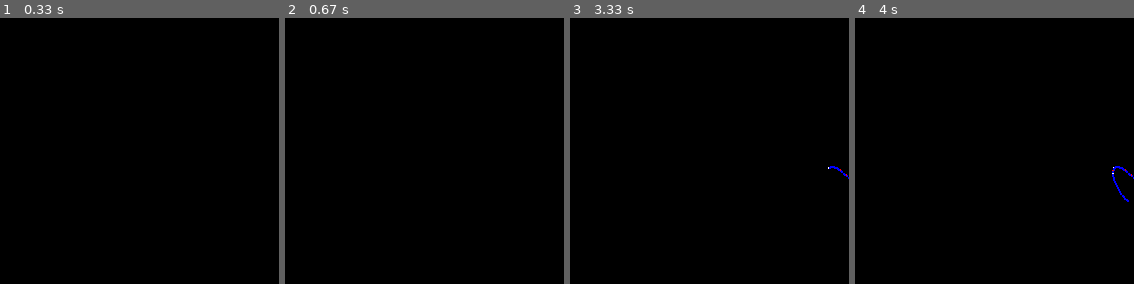
Above: before the commit, frames 1-4 (left to right).
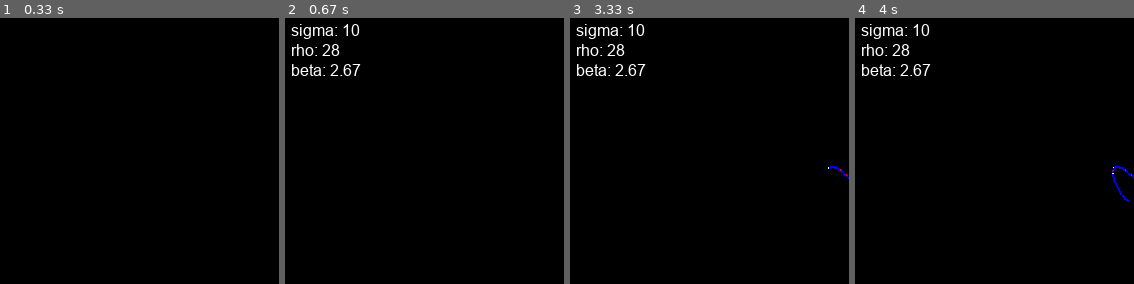
Above: after the commit, the same moments.

Repository: Louis-Finegan/Lorenz-Attractors-Pygame-Python3
Game: pygame game, started from main.py
Same seed, same stepped clock (60 frames per second), same inputs: the game is played once before the commit and once after it.
Inputs:
- Up to frame 1 (0.33 s): no input
- Up to frame 2 (0.67 s): tap S at 0.33 s
- Up to frame 3 (3.33 s): no input
- Up to frame 4 (4 s): no input
The pictures show only the part of the screen within x 0-50%, y 0-50%; the shares and areas given below are measured in that part.

Frame 1 is identical in both runs. In frame 2, 1.2% of the frame differs, in the area x 2-28%, y 2-22%; in frame 3, 1.2%; in frame 4, 1.2%.

Commit message:
Added: sigma rho beta params added on display.

Diff:
--- a/main.py
+++ b/main.py
@@ -34,6 +34,14 @@
         pygame.display.set_caption("Lorenz Attractor")
         colors = [(255, 255, 255), (255, 0, 0), (0, 0, 255)]
         clock = pygame.time.Clock()
+
+        font = pygame.font.Font("fonts/arial.ttf", 16)
+        text0 = font.render(f"sigma: {np.round(10, 2)}", True, colors[0])
+        text1 = font.render(f"rho: {np.round(28, 2)}", True, colors[0])
+        text2 = font.render(f"beta: {np.round(8/3, 2)}", True, colors[0])
+        screen.blit(text0, (50, 50))
+        screen.blit(text1, (50, 70))
+        screen.blit(text2, (50, 90))
 
         # Main loop
         running = True
Binary file added: fonts/ARIALN.TTF
Binary file added: fonts/ARIALNB.TTF
Binary file added: fonts/ARIALNBI.TTF
Binary file added: fonts/ARIALNI.TTF
Binary file added: fonts/arial.ttf
Binary file added: fonts/arialbd.ttf
Binary file added: fonts/arialbi.ttf
Binary file added: fonts/ariali.ttf
Binary file added: fonts/ariblk.ttf
